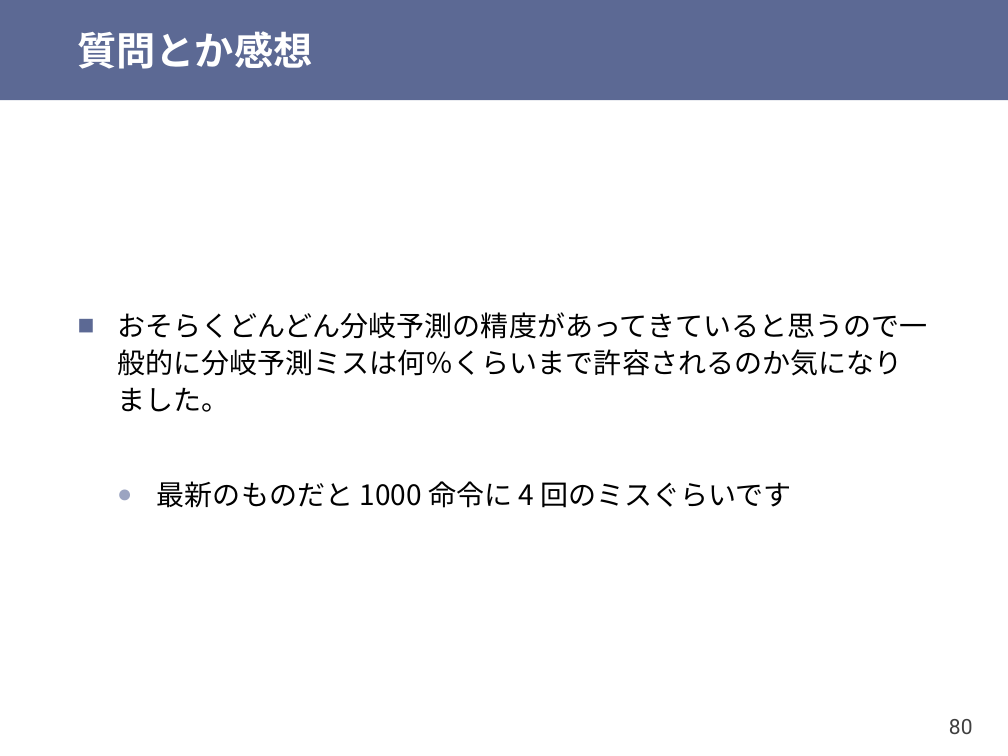
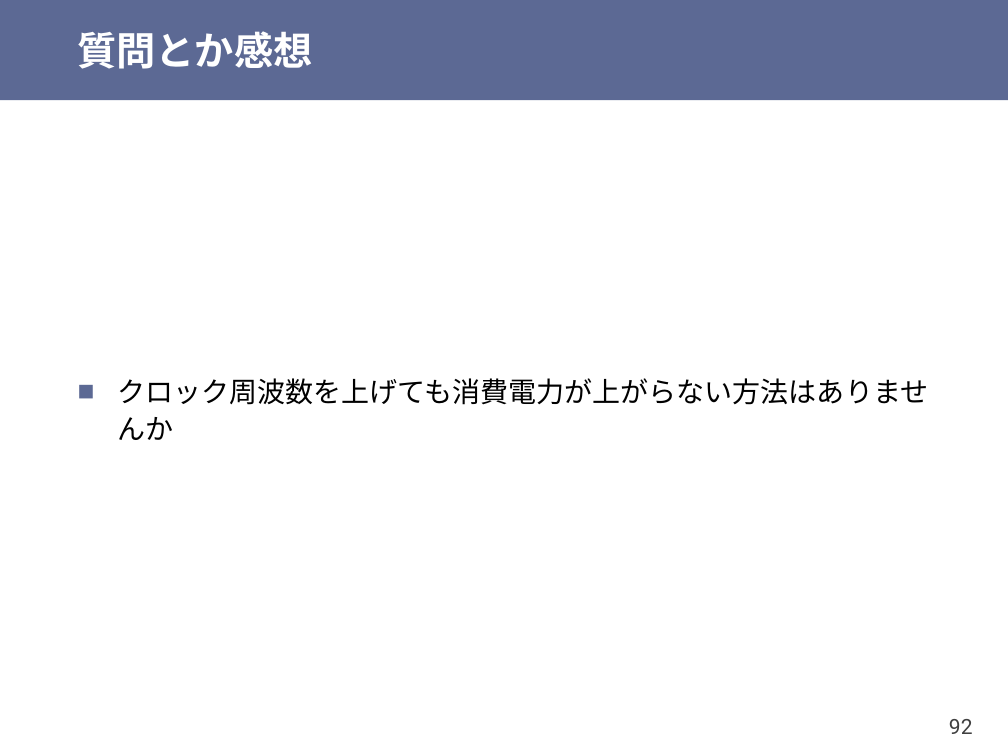
Before and after one commit to shioyadan/otya-computer-architecture-i, a slide deck: slide 92 of cai-shioya-09.pptx (slide 80 before the commit). Drawn at 1008x756 pixels with LibreOffice and Linux fonts; fonts in the diff are those of the drawing. Boxes give left, top, right and bottom in pixels: in the first picture for what was removed or moved away, otherwise in the second. Text is boxed around its words. In the diff, an @@ line names an element or a change of style, - is before the commit and + after.

```diff
--- a/cai-shioya-09.pptx
+++ b/cai-shioya-09.pptx
@@ text at (x1=117, y1=378, x2=928, y2=440): text changed @@
-■ おそらくどんどん分岐予測の精度があってきていると思うので一般的に分岐予測ミスは何％くらいまで許容されるのか気になりました。
-  ● 最新のものだと 1000 命令に 4 回のミスぐらいです
+■ クロック周波数を上げても消費電力が上がらない方法はありませんか
@@ page number at (x1=949, y1=719, x2=973, y2=734): text changed @@
-80
+92
```
Also in this commit, not shown: 22 other slides changed, 1 slide added, 9 slides removed, 1 other file.
